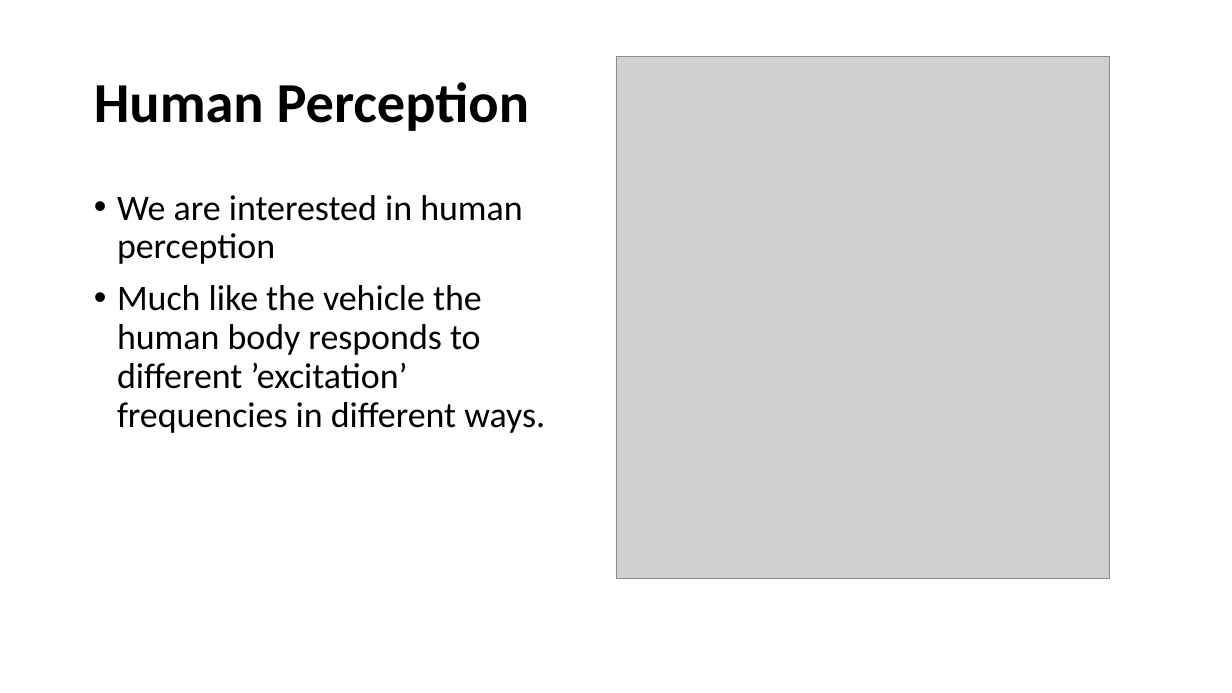
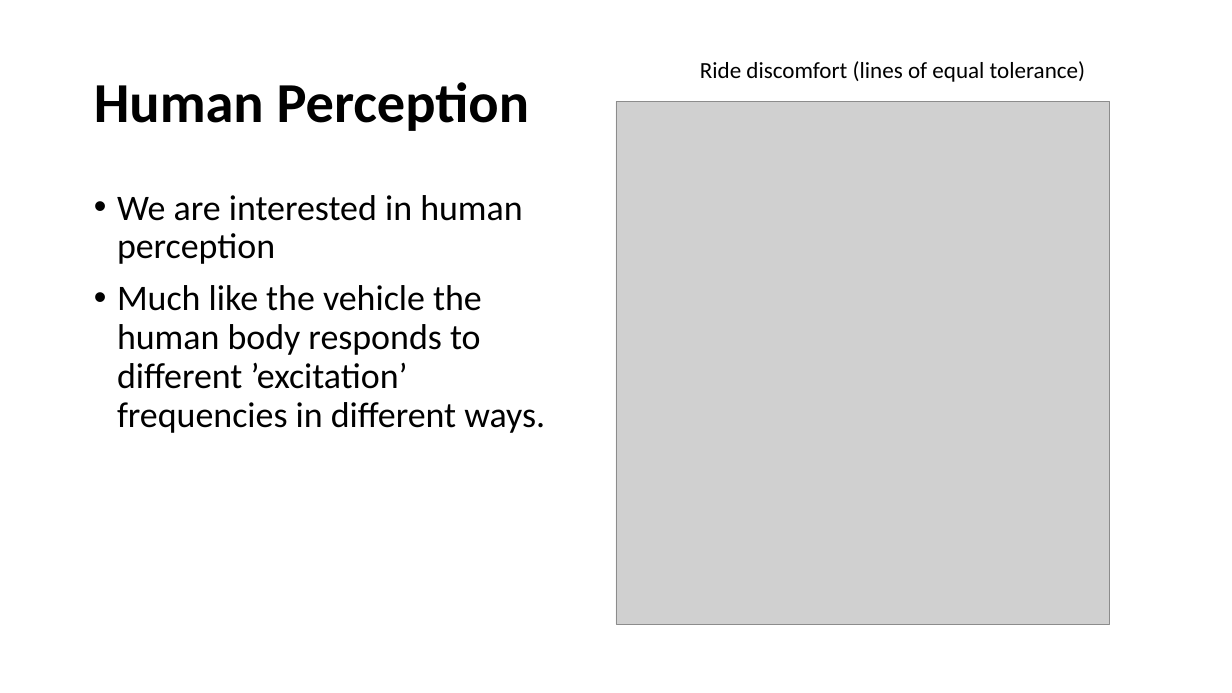
Before and after one commit to bamason2/ttc066-module, a slide deck: slide 18 of docs/lectures/Ride Dynamics.pptx. Drawn at 1232x693 pixels with LibreOffice and Linux fonts; fonts in the diff are those of the drawing; grey boxes stand for pictures; background and template pictures are left out. Boxes give left, top, right and bottom in pixels: in the first picture for what was removed or moved away, otherwise in the second. Text is boxed around its words. In the diff, an @@ line names an element or a change of style, - is before the commit and + after.

Commit message:
Ride dynamics lecture slides
Updated second half of lecture with some annotations on the figures (ride response).

```diff
--- a/docs/lectures/Ride Dynamics.pptx
+++ b/docs/lectures/Ride Dynamics.pptx
@@ text added at box(700, 61, 1085, 82), 18 pt, text #000000 @@
+Ride discomfort (lines of equal tolerance)
@@ picture: place and size @@
-picture at box(616, 56, 1111, 579)
+picture at box(616, 102, 1111, 625)
```
Also in this commit, not shown: 5 other slides changed, 1 slide added, 2 other files.
